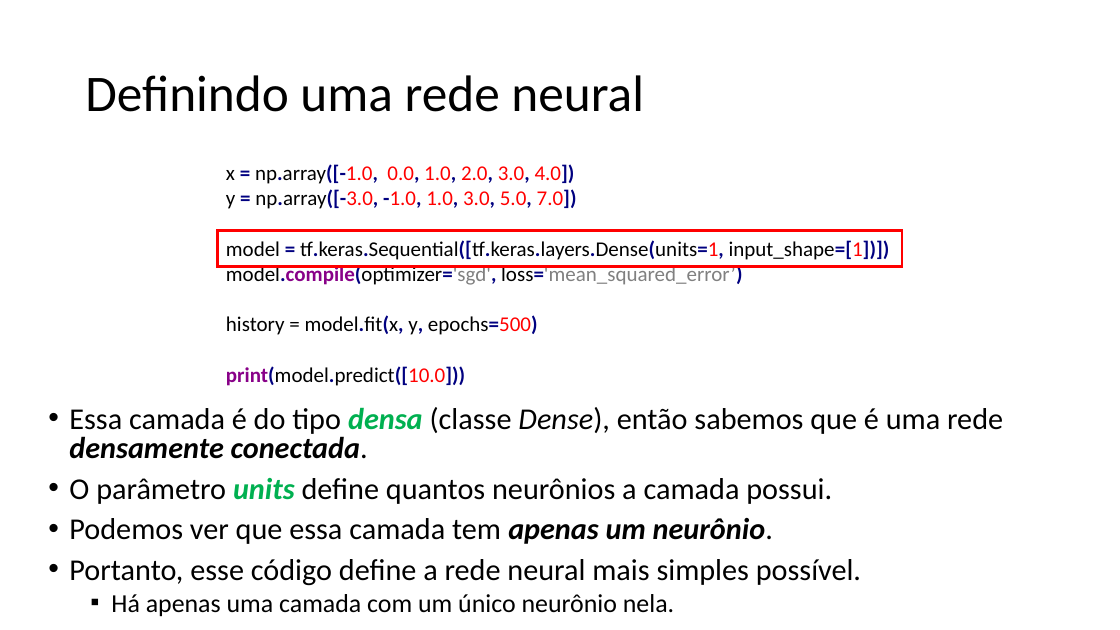
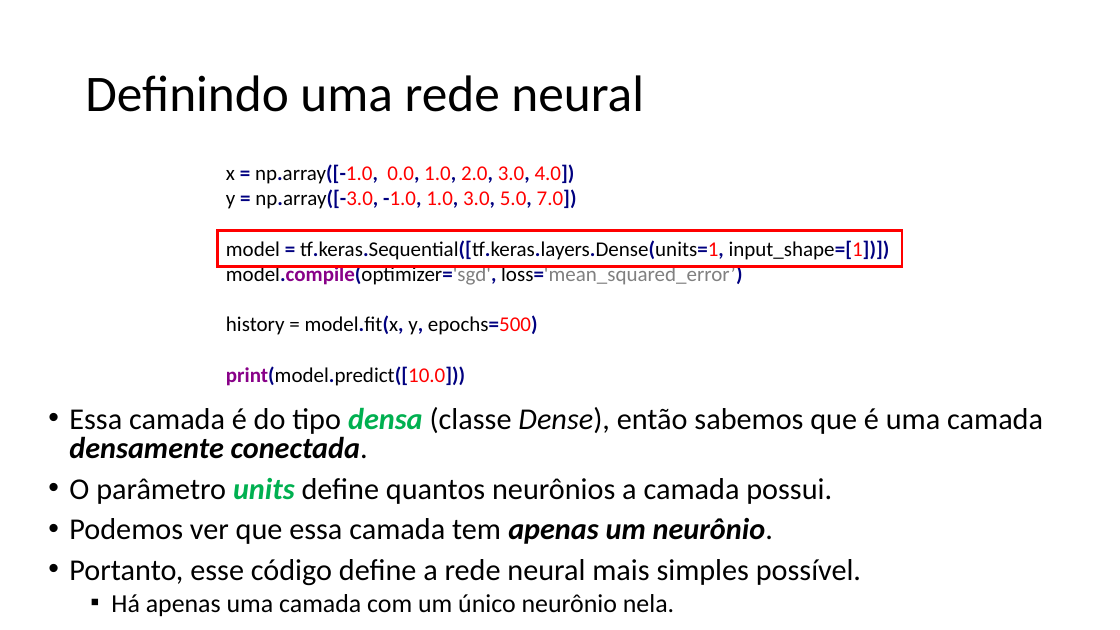
Before and after one commit to zz4fap/tp557-iot-ml, a slide deck: slide 13 of slides/TP557_7_Regressão_com_DNNs_parte_I.pptx. Drawn at 1120x630 pixels with LibreOffice and Linux fonts; fonts in the diff are those of the drawing. Boxes give left, top, right and bottom in pixels: in the first picture for what was removed or moved away, otherwise in the second. Text is boxed around its words. In the diff, an @@ line names an element or a change of style, - is before the commit and + after.

```diff
--- a/slides/TP557_7_Regressão_com_DNNs_parte_I.pptx
+++ b/slides/TP557_7_Regressão_com_DNNs_parte_I.pptx
@@ text at bbox=[69, 407, 1043, 459]: text changed @@
-• Essa camada é do tipo densa (classe Dense), então sabemos que é uma rede densamente conectada.
+• Essa camada é do tipo densa (classe Dense), então sabemos que é uma camada densamente conectada.
```
Also in this commit, not shown: 2 other slides changed, 1 slide added, 1 other file.
